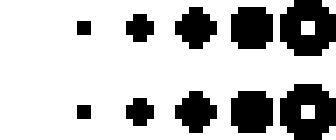
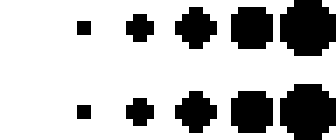
The second 336×140 image is a revision of the first. Changes to its layers:
painted on "dots.png" over [301, 21, 315, 119]
